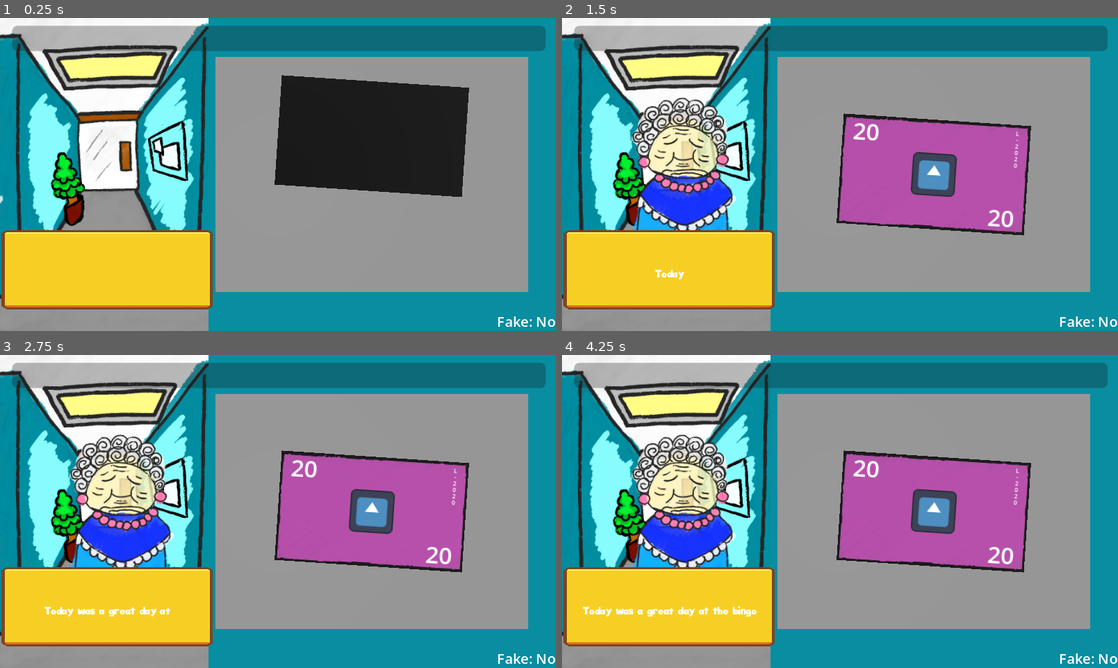
Above: before the commit, frames 1-4 (two rows, left to right).
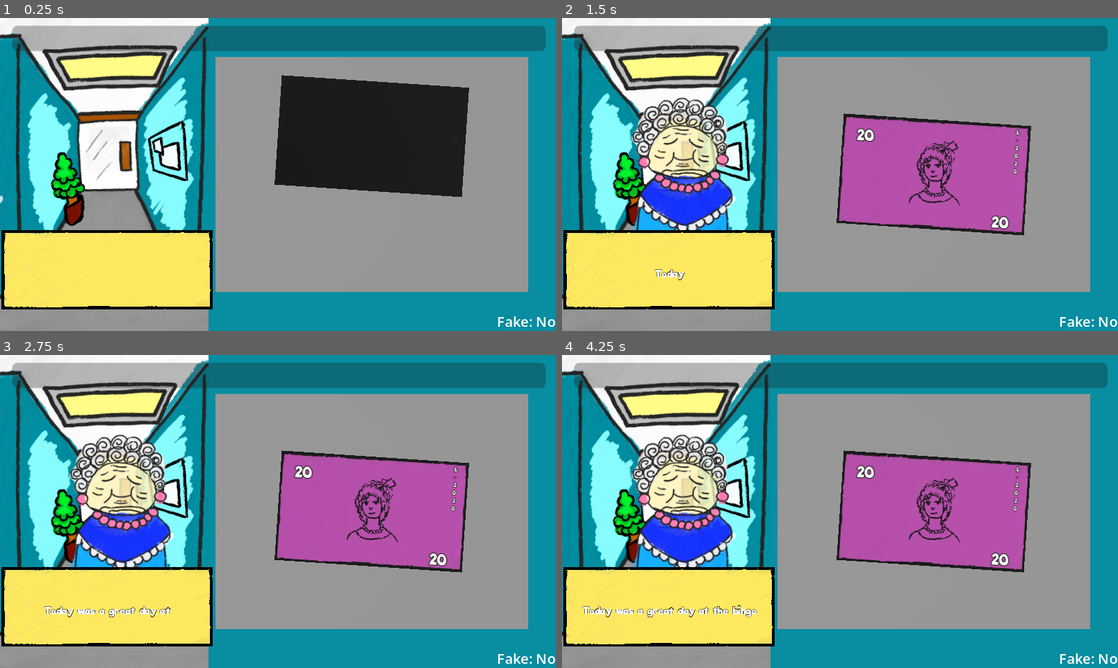
Above: after the commit, the same moments.

Repository: KaitoGameDev/brackeys-gj-2026-2
Game: Godot game, scene res://source/main.tscn
Same seed, same stepped clock (60 frames per second), same inputs: the game is played once before the commit and once after it. The engine's default icon, where the game draws it, is replaced by a stand-in: a white triangle on a blue panel in a dark square.
Inputs (mouse positions are in pixels of both pictures, inside the frame that each line leads up to):
- Up to frame 1 (0.25 s): no input
- Up to frame 2 (1.5 s): move the mouse to (962, 158) at 0.52 s; click (962, 158) at 0.67 s; move the mouse to (728, 190) at 1.27 s; click (728, 190) at 1.42 s
- Up to frame 3 (2.75 s): move the mouse to (333, 442) at 2.02 s; click (333, 442) at 2.17 s
- Up to frame 4 (4.25 s): move the mouse to (812, 574) at 2.77 s; click (812, 574) at 2.92 s; move the mouse to (1006, 558) at 3.52 s; click (1006, 558) at 3.67 s

The runs differ from the first frame. In frame 1, 9.6% of the frame differs, in the area x 0-39%, y 67-94%; in frame 2, 11%, in the area x 0-83%, y 33-94%; in frame 3, 11%; in frame 4, 11%.

Commit message:
added stamps

Diff:
--- a/resources/money/100_bill.tres
+++ b/resources/money/100_bill.tres
@@ -1,7 +1,7 @@
 [gd_resource type="Resource" script_class="MoneyResource" format=3 uid="uid://b6wfrbnlhrevb"]
 
 [ext_resource type="Script" uid="uid://3icy6k2k177c" path="res://source/money/money_resource.gd" id="1_8anns"]
-[ext_resource type="Texture2D" uid="uid://blcrocqpej7ku" path="res://icon.svg" id="1_p8vof"]
+[ext_resource type="Texture2D" uid="uid://bcdmphvra3e85" path="res://assets/bills/100.png" id="1_p8vof"]
 
 [resource]
 script = ExtResource("1_8anns")
--- a/resources/money/10_bill.tres
+++ b/resources/money/10_bill.tres
@@ -1,6 +1,6 @@
 [gd_resource type="Resource" script_class="MoneyResource" format=3 uid="uid://dg7045q6fh45g"]
 
-[ext_resource type="Texture2D" uid="uid://blcrocqpej7ku" path="res://icon.svg" id="1_3q18k"]
+[ext_resource type="Texture2D" uid="uid://dutvwkc5pmc04" path="res://assets/bills/10.png" id="1_3q18k"]
 [ext_resource type="Script" uid="uid://3icy6k2k177c" path="res://source/money/money_resource.gd" id="2_tvwy2"]
 
 [resource]
--- a/resources/money/20_bill.tres
+++ b/resources/money/20_bill.tres
@@ -1,6 +1,6 @@
 [gd_resource type="Resource" script_class="MoneyResource" format=3 uid="uid://doyd3f2167sjy"]
 
-[ext_resource type="Texture2D" uid="uid://blcrocqpej7ku" path="res://icon.svg" id="1_isa8a"]
+[ext_resource type="Texture2D" uid="uid://xh2b8qit28k8" path="res://assets/bills/20.png" id="1_isa8a"]
 [ext_resource type="Script" uid="uid://3icy6k2k177c" path="res://source/money/money_resource.gd" id="2_b5l5r"]
 
 [resource]
--- a/resources/money/2_bill.tres
+++ b/resources/money/2_bill.tres
@@ -1,6 +1,6 @@
 [gd_resource type="Resource" script_class="MoneyResource" format=3 uid="uid://2mfch1ghbbnp"]
 
-[ext_resource type="Texture2D" uid="uid://blcrocqpej7ku" path="res://icon.svg" id="1_2ue68"]
+[ext_resource type="Texture2D" uid="uid://cpfiwoyhk2aya" path="res://assets/bills/2.png" id="1_2ue68"]
 [ext_resource type="Script" uid="uid://3icy6k2k177c" path="res://source/money/money_resource.gd" id="2_7asc2"]
 
 [resource]
--- a/resources/money/50_bill.tres
+++ b/resources/money/50_bill.tres
@@ -1,6 +1,6 @@
 [gd_resource type="Resource" script_class="MoneyResource" format=3 uid="uid://bpxc8ak8gpjx7"]
 
-[ext_resource type="Texture2D" uid="uid://blcrocqpej7ku" path="res://icon.svg" id="1_aen0p"]
+[ext_resource type="Texture2D" uid="uid://b1s6we1edjx01" path="res://assets/bills/50.png" id="1_aen0p"]
 [ext_resource type="Script" uid="uid://3icy6k2k177c" path="res://source/money/money_resource.gd" id="2_7mn3y"]
 
 [resource]
--- a/resources/money/5_bill.tres
+++ b/resources/money/5_bill.tres
@@ -1,6 +1,6 @@
 [gd_resource type="Resource" script_class="MoneyResource" format=3 uid="uid://x0bwlcu6fwj6"]
 
-[ext_resource type="Texture2D" uid="uid://blcrocqpej7ku" path="res://icon.svg" id="1_od5j6"]
+[ext_resource type="Texture2D" uid="uid://vu2ilfgtdbsd" path="res://assets/bills/5.png" id="1_od5j6"]
 [ext_resource type="Script" uid="uid://3icy6k2k177c" path="res://source/money/money_resource.gd" id="2_vr7do"]
 
 [resource]
--- a/source/dialog_system/dialog.tscn
+++ b/source/dialog_system/dialog.tscn
@@ -1,7 +1,7 @@
 [gd_scene format=3 uid="uid://dp5xlgruqvtqk"]
 
 [ext_resource type="Script" uid="uid://b8y1r3ccweh1o" path="res://source/dialog_system/dialog.gd" id="1_lj16x"]
-[ext_resource type="Texture2D" uid="uid://cp3wgloakks2f" path="res://assets/UI/pop up window.png" id="1_ydr1h"]
+[ext_resource type="Texture2D" uid="uid://ch2pedbiseir7" path="res://assets/bills/bill_bg.png" id="2_tgr8j"]
 [ext_resource type="FontFile" uid="uid://bq7fh1y3is7sg" path="res://assets/fonts/Big_Bottom_Typeface_Normal.ttf" id="3_tgr8j"]
 
 [node name="Dialog" type="Control" unique_id=772810524]
@@ -15,6 +15,7 @@
 metadata/_edit_horizontal_guides_ = [360.0]
 
 [node name="Panel" type="NinePatchRect" parent="." unique_id=2026693320]
+self_modulate = Color(1, 0.9137255, 0.37254903, 1)
 texture_filter = 1
 layout_mode = 1
 anchors_preset = 15
@@ -22,7 +23,7 @@
 anchor_bottom = 1.0
 grow_horizontal = 2
 grow_vertical = 2
-texture = ExtResource("1_ydr1h")
+texture = ExtResource("2_tgr8j")
 patch_margin_left = 1
 patch_margin_top = 1
 patch_margin_right = 1
@@ -38,6 +39,8 @@
 anchor_bottom = 0.8901099
 grow_horizontal = 2
 grow_vertical = 2
+theme_override_colors/font_outline_color = Color(0, 0, 0, 1)
+theme_override_constants/outline_size = 2
 theme_override_fonts/font = ExtResource("3_tgr8j")
 theme_override_font_sizes/font_size = 8
 horizontal_alignment = 1
--- a/source/money/back_content.tscn
+++ b/source/money/back_content.tscn
@@ -1,7 +1,9 @@
 [gd_scene format=3 uid="uid://dxeqqyfbyghfa"]
 
 [ext_resource type="Script" uid="uid://bv5gc2wn4g14u" path="res://source/money/money_content.gd" id="1_w43ht"]
-[ext_resource type="Texture2D" uid="uid://ch2pedbiseir7" path="res://assets/bill_bg.png" id="2_8jktw"]
+[ext_resource type="Texture2D" uid="uid://ch2pedbiseir7" path="res://assets/bills/bill_bg.png" id="2_8jktw"]
+[ext_resource type="FontFile" uid="uid://bq7fh1y3is7sg" path="res://assets/fonts/Big_Bottom_Typeface_Normal.ttf" id="3_7l4sg"]
+[ext_resource type="Texture2D" uid="uid://cpfiwoyhk2aya" path="res://assets/bills/2.png" id="3_ugyh3"]
 
 [node name="BackContent" type="Control" unique_id=1918357279]
 layout_mode = 3
@@ -28,7 +30,10 @@
 anchor_left = 0.01953125
 anchor_right = 0.234375
 anchor_bottom = 0.29220778
-theme_override_font_sizes/font_size = 32
+theme_override_colors/font_outline_color = Color(0, 0, 0, 1)
+theme_override_constants/outline_size = 4
+theme_override_fonts/font = ExtResource("3_7l4sg")
+theme_override_font_sizes/font_size = 14
 text = "100"
 horizontal_alignment = 1
 vertical_alignment = 1
@@ -43,7 +48,10 @@
 anchor_bottom = 1.0
 grow_horizontal = 0
 grow_vertical = 0
-theme_override_font_sizes/font_size = 32
+theme_override_colors/font_outline_color = Color(0, 0, 0, 1)
+theme_override_constants/outline_size = 4
+theme_override_fonts/font = ExtResource("3_7l4sg")
+theme_override_font_sizes/font_size = 14
 text = "100"
 horizontal_alignment = 1
 vertical_alignment = 1
@@ -56,8 +64,10 @@
 anchor_right = 0.98046875
 anchor_bottom = 0.512987
 grow_horizontal = 0
-theme_override_constants/line_spacing = -3
-theme_override_font_sizes/font_size = 8
+theme_override_constants/line_spacing = -5
+theme_override_constants/outline_size = 3
+theme_override_fonts/font = ExtResource("3_7l4sg")
+theme_override_font_sizes/font_size = 5
 text = "B
 -
 1
@@ -70,15 +80,17 @@
 vertical_alignment = 1
 metadata/_edit_use_anchors_ = true
 
-[node name="Stamp" type="TextureRect" parent="." unique_id=560337691]
+[node name="Stamp" type="TextureRect" parent="." unique_id=1851910305]
+texture_filter = 1
 layout_mode = 1
 anchors_preset = -1
 anchor_left = 0.265625
-anchor_top = 0.3051948
+anchor_top = 0.12987013
 anchor_right = 0.734375
-anchor_bottom = 0.6948052
+anchor_bottom = 0.8701299
 grow_horizontal = 2
 grow_vertical = 2
-expand_mode = 2
+texture = ExtResource("3_ugyh3")
+expand_mode = 5
 stretch_mode = 5
 metadata/_edit_use_anchors_ = true
--- a/source/money/front_content.tscn
+++ b/source/money/front_content.tscn
@@ -1,7 +1,9 @@
 [gd_scene format=3 uid="uid://dydtyn1wmm7x8"]
 
 [ext_resource type="Script" uid="uid://bv5gc2wn4g14u" path="res://source/money/money_content.gd" id="1_s6klt"]
-[ext_resource type="Texture2D" uid="uid://ch2pedbiseir7" path="res://assets/bill_bg.png" id="2_wdipl"]
+[ext_resource type="Texture2D" uid="uid://ch2pedbiseir7" path="res://assets/bills/bill_bg.png" id="2_wdipl"]
+[ext_resource type="Texture2D" uid="uid://cpfiwoyhk2aya" path="res://assets/bills/2.png" id="3_1ti45"]
+[ext_resource type="FontFile" uid="uid://bq7fh1y3is7sg" path="res://assets/fonts/Big_Bottom_Typeface_Normal.ttf" id="3_328yf"]
 
 [node name="FrontContent" type="Control" unique_id=1918357279]
 layout_mode = 3
@@ -27,7 +29,10 @@
 anchor_left = 0.01953125
 anchor_right = 0.234375
 anchor_bottom = 0.29220778
-theme_override_font_sizes/font_size = 32
+theme_override_colors/font_outline_color = Color(0, 0, 0, 1)
+theme_override_constants/outline_size = 4
+theme_override_fonts/font = ExtResource("3_328yf")
+theme_override_font_sizes/font_size = 14
 text = "100"
 horizontal_alignment = 1
 vertical_alignment = 1
@@ -42,7 +47,10 @@
 anchor_bottom = 1.0
 grow_horizontal = 0
 grow_vertical = 0
-theme_override_font_sizes/font_size = 32
+theme_override_colors/font_outline_color = Color(0, 0, 0, 1)
+theme_override_constants/outline_size = 4
+theme_override_fonts/font = ExtResource("3_328yf")
+theme_override_font_sizes/font_size = 14
 text = "100"
 horizontal_alignment = 1
 vertical_alignment = 1
@@ -51,27 +59,31 @@
 [node name="Serial" type="Label" parent="." unique_id=190021042]
 layout_mode = 1
 anchors_preset = -1
-anchor_left = 0.0234375
-anchor_top = 0.8089827
-anchor_right = 0.30078125
-anchor_bottom = 0.9583333
-offset_top = 3.75
-offset_right = -14.599998
+anchor_left = 0.03515625
+anchor_top = 0.7613636
+anchor_right = 0.25546876
+anchor_bottom = 0.96103895
+offset_top = 5.75
 grow_vertical = 0
-theme_override_font_sizes/font_size = 16
+theme_override_colors/font_outline_color = Color(0, 0, 0, 1)
+theme_override_constants/outline_size = 3
+theme_override_fonts/font = ExtResource("3_328yf")
+theme_override_font_sizes/font_size = 8
 text = "B-123456"
 vertical_alignment = 1
 metadata/_edit_use_anchors_ = true
 
 [node name="Stamp" type="TextureRect" parent="." unique_id=943356056]
+texture_filter = 1
 layout_mode = 1
 anchors_preset = -1
 anchor_left = 0.265625
-anchor_top = 0.3051948
+anchor_top = 0.12987013
 anchor_right = 0.734375
-anchor_bottom = 0.6948052
+anchor_bottom = 0.8701299
 grow_horizontal = 2
 grow_vertical = 2
+texture = ExtResource("3_1ti45")
 expand_mode = 3
 stretch_mode = 5
 metadata/_edit_use_anchors_ = true
--- a/source/money/money.gd
+++ b/source/money/money.gd
@@ -16,9 +16,11 @@
 		front_content.add_serial(money_resource.front_serial)
 		front_content.bg_color.self_modulate = money_resource.front_color
 		front_content.stamp.texture = money_resource.front_stamp
+		front_content.stamp.self_modulate = money_resource.front_color
 
 		back_content.top_left_value_label.text = str(money_resource.back_value)
 		back_content.bottom_right_value_label.text = str(money_resource.back_value)
 		back_content.bg_color.self_modulate = money_resource.back_color
 		back_content.add_serial(money_resource.back_serial)
 		back_content.stamp.texture = money_resource.back_stamp
+		back_content.stamp.self_modulate = money_resource.back_color
Binary file added: assets/bills/10.png
Not shown, added: assets/bills/10.png.import
Binary file added: assets/bills/100.png
Not shown, added: assets/bills/100.png.import
Binary file added: assets/bills/2.png
Not shown, added: assets/bills/2.png.import
Binary file added: assets/bills/20.png
Not shown, changed: assets/bills/20.png.import
Binary file added: assets/bills/5.png
Not shown, added: assets/bills/5.png.import
Binary file added: assets/bills/50.png
Not shown, added: assets/bills/50.png.import
(and 2 more such lines)
